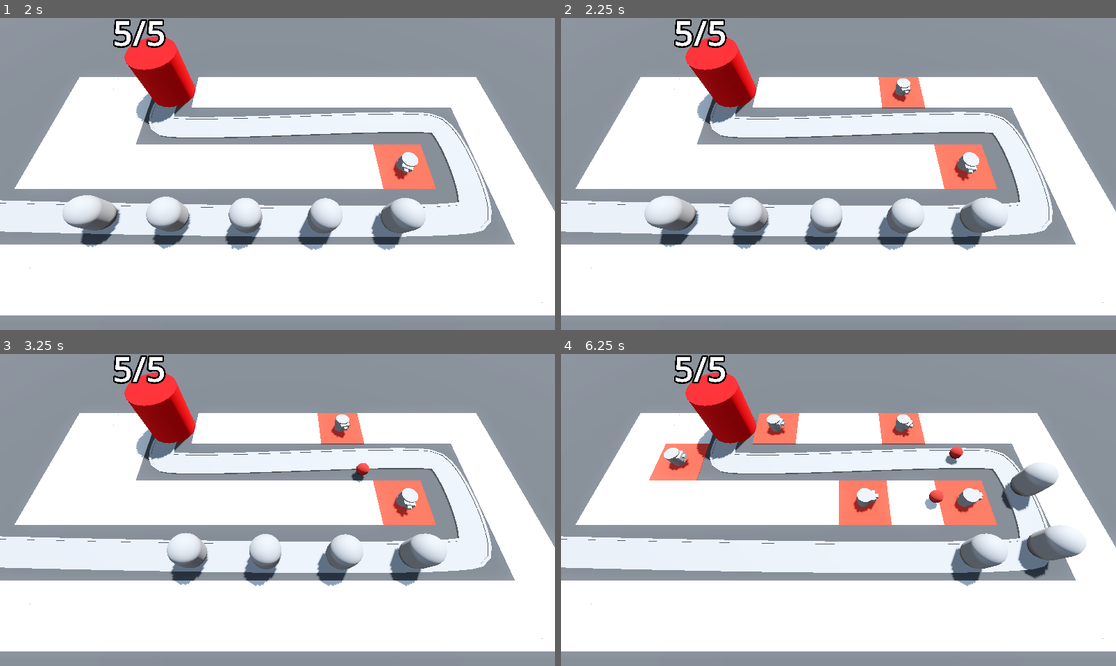
Above: before the commit, frames 1-4 (two rows, left to right).
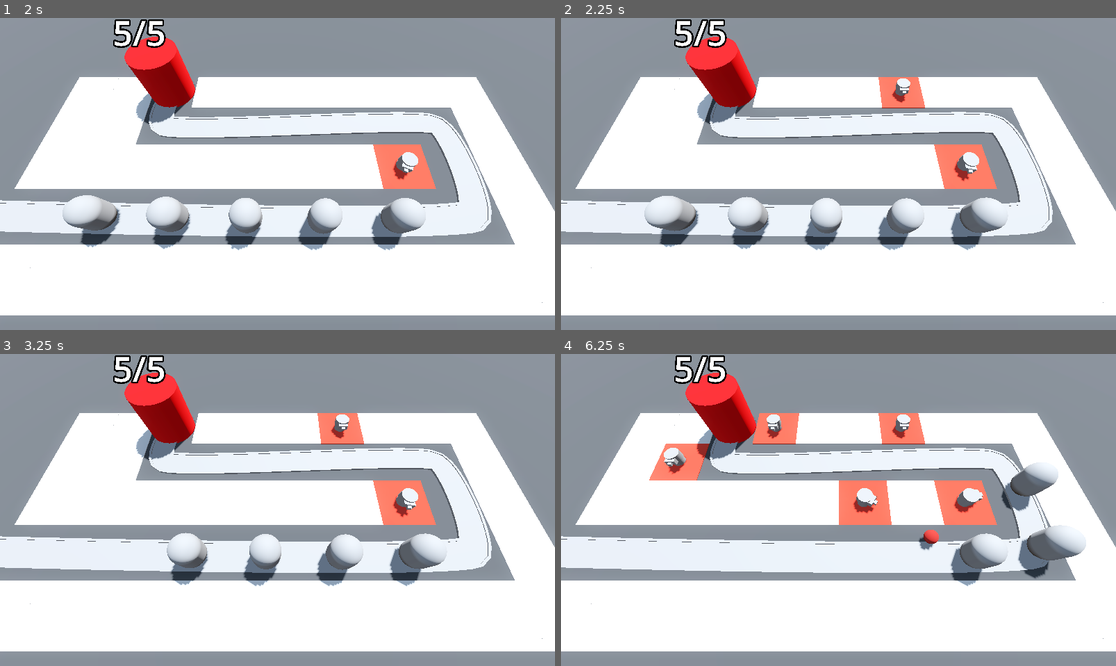
Above: after the commit, the same moments.

Repository: t04glovern/TinyTowerDefense
Game: Godot game, scene res://Levels/BaseLevel.tscn
Two runs of this game, one before a commit and one after it. Both use one fixed random seed, a clock stepped at 60 frames per second and the inputs below.
Inputs (mouse positions are in pixels of both pictures, inside the frame that each line leads up to):
- Up to frame 1 (2 s): move the mouse to (399, 158) at 0.52 s; press the mouse at (399, 158) at 0.53 s; move the mouse to (166, 189) at 1.27 s; release the mouse at (166, 189) at 1.28 s; click (166, 189) at 1.35 s
- Up to frame 2 (2.25 s): move the mouse to (894, 105) at 2.02 s; press the mouse at (894, 105) at 2.03 s
- Up to frame 3 (3.25 s): move the mouse to (249, 572) at 2.77 s; release the mouse at (249, 572) at 2.78 s; click (249, 572) at 2.85 s
- Up to frame 4 (6.25 s): move the mouse to (1005, 556) at 3.52 s; press the mouse at (1005, 556) at 3.53 s; move the mouse to (672, 463) at 4.27 s; release the mouse at (672, 463) at 4.28 s; click (672, 463) at 4.35 s; move the mouse to (866, 510) at 5.02 s; press the mouse at (866, 510) at 5.03 s; move the mouse to (755, 432) at 5.77 s; release the mouse at (755, 432) at 5.78 s; click (755, 432) at 5.85 s

Frame 1 is identical in both runs. In frame 2, less than 0.1% of the frame differs, in the area x 60-64%, y 21-28%; in frame 3, 0.1%; in frame 4, 0.7%, in the area x 18-73%, y 20-64%.

Commit message:
50. For Loops and Targeting

Diff:
--- a/RayPickerCamera/ray_picker_camera.gd
+++ b/RayPickerCamera/ray_picker_camera.gd
@@ -9,7 +9,7 @@
 
 
 # Called every frame. 'delta' is the elapsed time since the previous frame.
-func _process(delta):
+func _process(_delta: float) -> void:
 	var mouse_position: Vector2 = get_viewport().get_mouse_position()
 	ray_cast_3d.target_position = project_local_ray_normal(mouse_position) * clickable_range
 	ray_cast_3d.force_raycast_update()
--- a/Turret/turret.gd
+++ b/Turret/turret.gd
@@ -2,19 +2,36 @@
 
 
 @export var projectile: PackedScene
+@export var turret_range: float = 10.0
 
 var enemy_path: Path3D
+var target: PathFollow3D
 
 @onready var turret_top: Node3D = $TurretBase/TurretTop
 
 
-func _physics_process(delta: float) -> void:
-	var enemy = enemy_path.get_children().back()
-	look_at(enemy.global_position, Vector3.UP, true)
+func _physics_process(_delta: float) -> void:
+	target = find_best_target()
+	if target:
+		look_at(target.global_position, Vector3.UP, true)
 
 
 func _on_timer_timeout() -> void:
-	var shot = projectile.instantiate()
-	add_child(shot)
-	shot.global_position = turret_top.global_position
-	shot.direction = turret_top.global_transform.basis.z
+	if target:
+		var shot = projectile.instantiate()
+		add_child(shot)
+		shot.global_position = turret_top.global_position
+		shot.direction = turret_top.global_transform.basis.z
+
+
+func find_best_target() -> PathFollow3D:
+	var best_target = null
+	var best_progress = 0
+	for enemy in enemy_path.get_children():
+		if enemy is PathFollow3D:
+			if enemy.progress > best_progress:
+				var distance = global_position.distance_to(enemy.global_position)
+				if distance < turret_range:
+					best_target = enemy
+					best_progress = enemy.progress
+	return best_target
